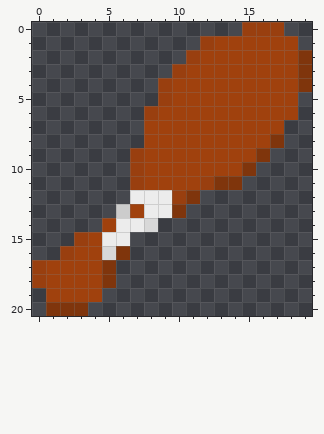
A pixel-art sprite gets an edit: sprites/sChickenLeg/layers/80e403c0-8c34-4731-8a1c-36d12d5f2f7b/583f5a69-9658-43a5-9b9c-a47ce5f7f07a.png. Above is the file before it was changed.
The file is 20x21 pixels. Colours within 5 levels of each other are drawn and written as one.
New version:
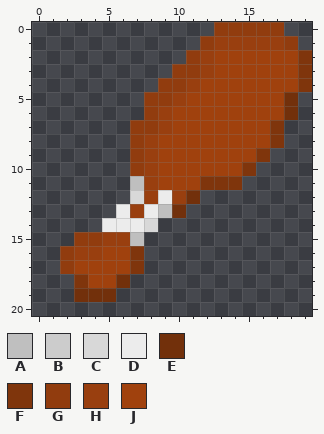
Palette (. is transparent): A #bfbfbf  B #cccccc  C #d8d8d8  D #ececec  E #72300b  F #7f350c  G #913c0e  H #993f0f  J #a0410d
Change:
y 0: x 13..17 ..HHH -> GGGGG
y 1: x 12..18 HJJJJJJ -> GHHHHHG
y 2: x 11..12 HJ -> GH
y 3: x 10..12 HJJ -> GGH
y 4: x 9..11 HJJ -> GGH
y 5: x 8..10 .HJ -> GGH; x 18 J -> E
y 6: x 8..9 HJ -> GH; x 18 J -> E
y 7: x 7..9 .JJ -> GGH; x 17 J -> F
y 8: x 7..8 .J -> GH
y 9..10: x 7..8 HJ -> GH
y 11: x 7..8 HJ -> AH; x 12 H -> F
y 12: x 7..8 DD -> CH; x 11 F -> E
y 13: x 6..7 BJ -> DH; x 9..10 DF -> AE
y 14: x 5 J -> D
y 15: x 3..7 HJDD. -> GGHHA
y 16: x 2..7 HJJCF. -> GHHJJF
y 17: x 0..2 HJJ -> ..G; x 5..7 F.. -> JJF
y 18: x 0..3 HJJJ -> ...F; x 5..6 F. -> JE
y 19: x 1..5 JJJJ. -> ..EEE
y 20: x 1..3 FFF -> ...
Pixel boxes of the changes (left, top, right, bottom) in both pictures:
changed: (32, 22, 298, 316)
